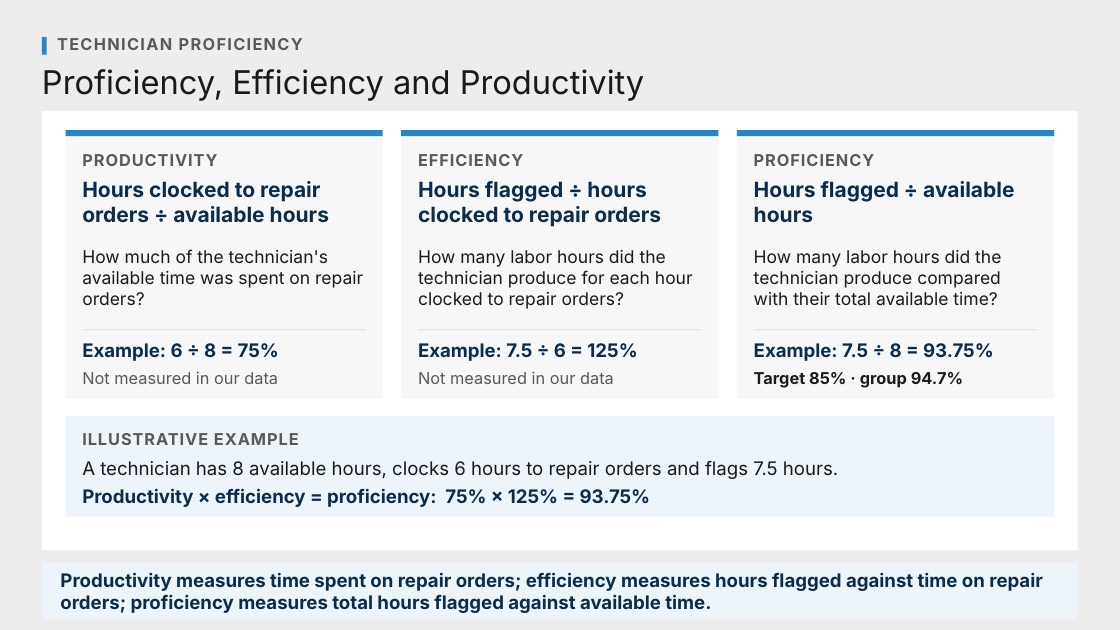
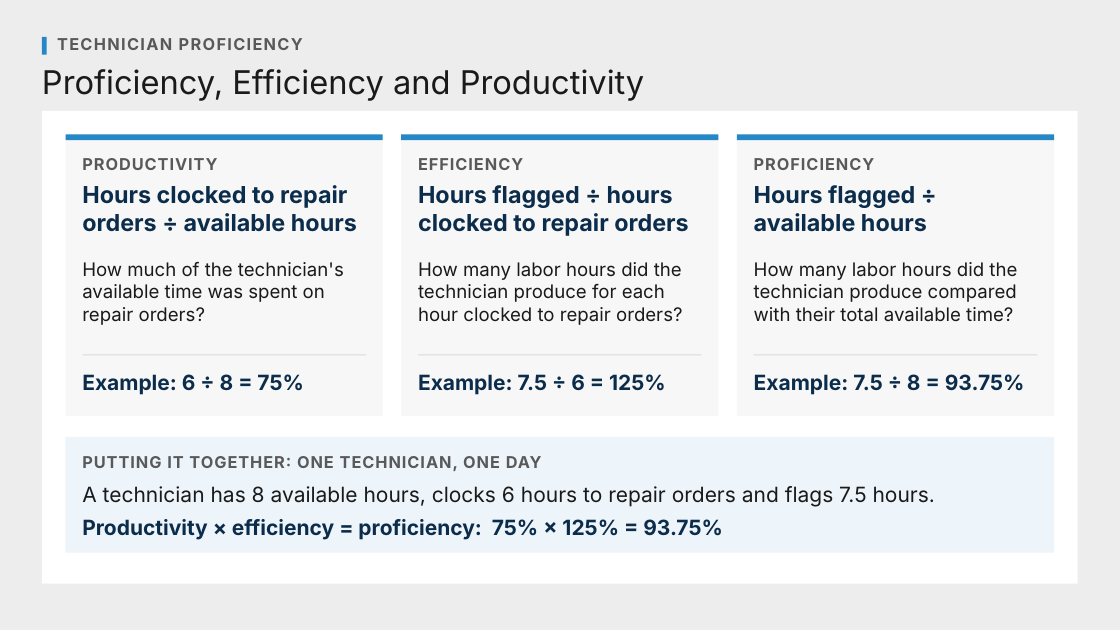
Before and after one commit to Ndresner/Noah, a slide deck: slide 14 of day2-deck/decks/Metric Explainers - Review.pptx. Drawn at 1120x630 pixels with LibreOffice and Linux fonts; fonts in the diff are those of the drawing. Boxes give left, top, right and bottom in pixels: in the first picture for what was removed or moved away, otherwise in the second. Text is boxed around its words. In the diff, an @@ line names an element or a change of style, - is before the commit and + after.

```diff
--- a/day2-deck/decks/Metric Explainers - Review.pptx
+++ b/day2-deck/decks/Metric Explainers - Review.pptx
@@ rectangle: place and size @@
-rectangle at [42,111,1078,550]
+rectangle at [42,111,1078,584]
@@ rectangle: place and size @@
-rectangle at [66,130,383,399]
+rectangle at [66,134,383,416]
@@ rectangle: place and size @@
-rectangle at [402,130,719,399]
+rectangle at [402,134,719,416]
@@ 3 texts, 3 rectangles: place and size @@
-3 texts, 3 rectangles at [66,130,1054,166]
+3 texts, 3 rectangles at [66,134,1054,170]
@@ rectangle: place and size @@
-rectangle at [737,130,1054,399]
+rectangle at [737,134,1054,416]
@@ size 18 to 20 pt in 3 elements at [82,185,357,232], [418,185,689,236], [754,185,927,232] @@
@@ text "How much of the technician's ...": place and size @@
-text "How much of the technician's ..." at [82,249,363,305]
+text "How much of the technician's ..." at [82,262,344,325]
@@ text "How many labor hours did ...": place and size @@
-text "How many labor hours did ..." at [418,250,693,309]
+text "How many labor hours did ..." at [418,262,682,325]
@@ size 15 to 16 pt in 3 elements at [82,262,344,325], [418,262,682,325], [754,262,1017,322] @@
@@ text "How many labor hours did ...": place and size @@
-text "How many labor hours did ..." at [754,250,1001,305]
+text "How many labor hours did ..." at [754,262,1017,322]
@@ 3 rectangles: place and size @@
-3 rectangles at [82,329,1038,330]
+3 rectangles at [82,355,1038,355]
@@ text "Example: 6 ÷ 8 = ...": place and size @@
-text "Example: 6 ÷ 8 = ..." at [82,343,279,361]
+text "Example: 6 ÷ 8 = ..." at [82,374,303,395]
@@ text removed at [82,372,278,384] @@
-Not measured in our data
@@ text "Example: 7.5 ÷ 6 = ...": place and size @@
-text "Example: 7.5 ÷ 6 = ..." at [418,343,637,361]
+text "Example: 7.5 ÷ 6 = ..." at [418,374,666,395]
@@ text removed at [418,372,614,384] @@
-Not measured in our data
@@ size 16 to 18 pt in 5 elements at [82,374,303,395], [82,486,935,507], [82,519,723,540], [418,374,666,395], [754,374,1025,395] @@
@@ text "Example: 7.5 ÷ 8 = ...": place and size @@
-text "Example: 7.5 ÷ 8 = ..." at [754,343,994,361]
+text "Example: 7.5 ÷ 8 = ..." at [754,374,1025,395]
@@ text removed at [754,372,963,388] @@
-Target 85% · group 94.7%
@@ rectangle: place and size @@
-rectangle at [66,416,1054,517]
+rectangle at [66,437,1054,553]
@@ text removed at [82,433,299,445] @@
-ILLUSTRATIVE EXAMPLE
@@ text "A technician has 8 available ...": place and size @@
-text "A technician has 8 available ..." at [82,461,838,479]
+text "A technician has 8 available ..." at [82,486,935,507]
@@ text added at [82,456,542,471], 14 pt, text #595959, bold @@
+PUTTING IT TOGETHER: ONE TECHNICIAN, ONE DAY
@@ text "Productivity × efficiency = proficiency: ...": place and size @@
-text "Productivity × efficiency = proficiency: ..." at [82,488,651,507]
+text "Productivity × efficiency = proficiency: ..." at [82,519,723,540]
@@ rectangle removed at [42,563,1078,619] @@
@@ text removed at [60,572,1043,613] @@
-Productivity measures time spent on repair orders; efficiency measures hours flagged against time on repair orders; proficiency measures total hours flagged against available time.
```
Also in this commit, not shown: 5 other files.
